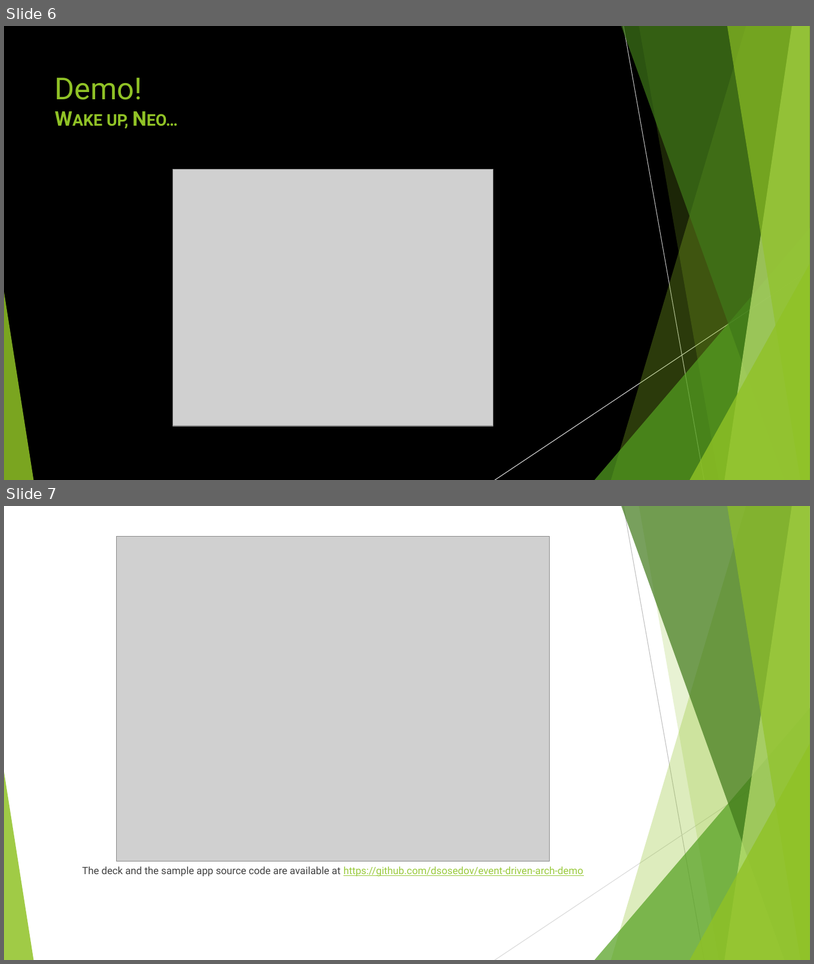
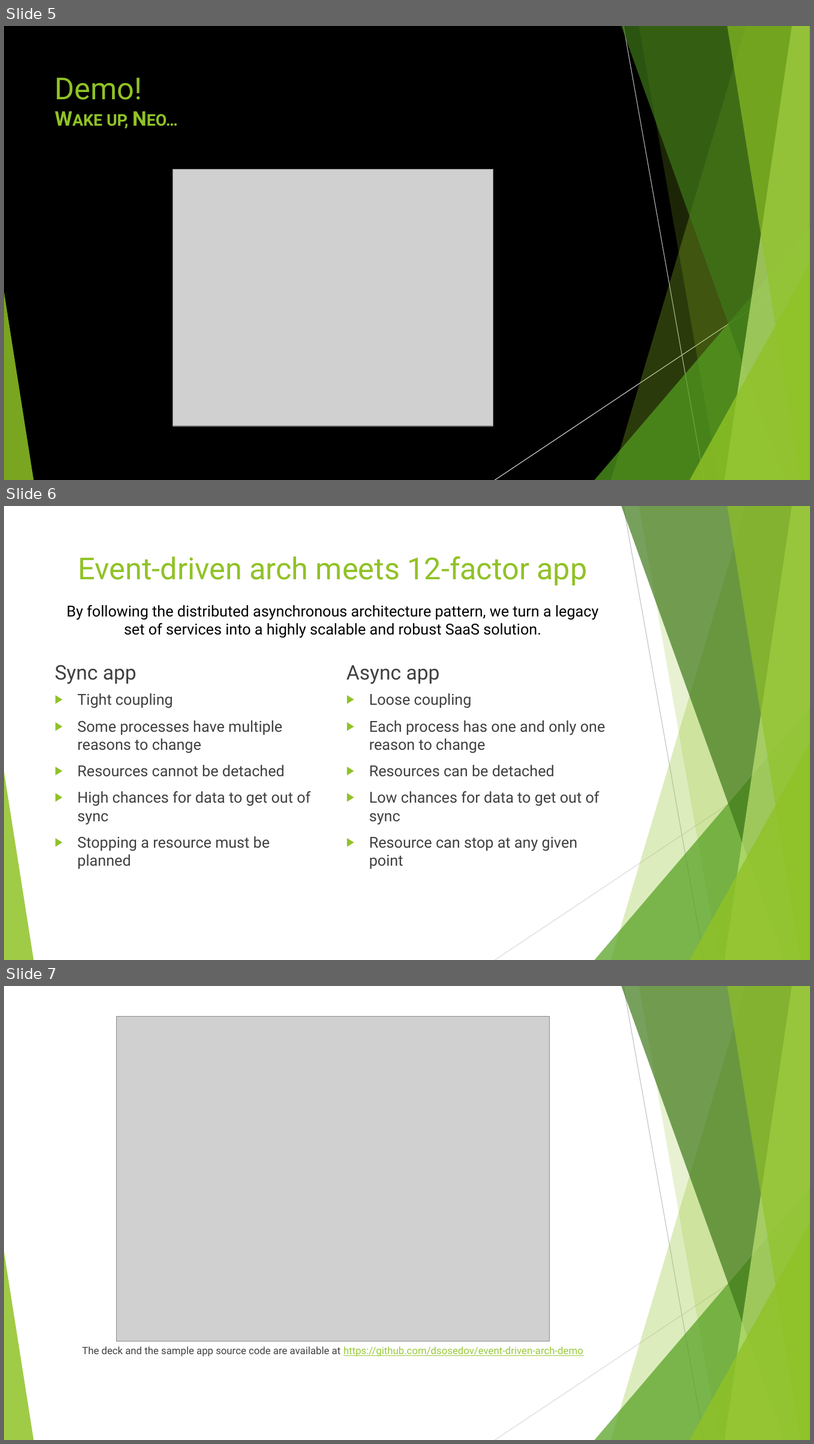
Before and after one commit to dsosedov/event-driven-arch-demo, a slide deck: doc/deck.pptx. Shown one above the other, each under a label of ours: slides 6 and 7 before the commit, slides 5, 6 and 7 after it. The pictures are 814x964 and 814x1444 pixels, drawn with LibreOffice and Linux fonts; fonts in the diff are those of the drawing; grey boxes stand for pictures. Boxes give left, top, right and bottom in pixels: in the first picture for what was removed or moved away, otherwise in the second. Text is boxed around its words. In the diff, an @@ line names an element or a change of style, - is before the commit and + after.

```diff
--- a/doc/deck.pptx
+++ b/doc/deck.pptx
@@ slide 6 added at box(4, 506, 810, 960), background #FFFFFF; not listed: 10 template elements that a slide beside it also shows @@
@@ title added at box(78, 556, 588, 586), 36 pt, text #90C226 @@
+Event-driven arch meets 12-factor app
@@ text added at box(66, 605, 599, 638), 18 pt, text #000000 @@
+By following the distributed asynchronous architecture pattern, we turn a legacy set of services into a highly scalable and robust SaaS solution.
@@ text added at box(55, 665, 137, 684), 24 pt, text #404040 @@
+Sync app
@@ text added at box(347, 665, 440, 684), 24 pt, text #404040 @@
+Async app
@@ text added at box(77, 693, 311, 868), 18 pt, text #404040 @@
+▶ Tight coupling
+▶ Some processes have multiple reasons to change
+▶ Resources cannot be detached
+▶ High chances for data to get out of sync
+▶ Stopping a resource must be planned
@@ text added at box(369, 693, 606, 868), 18 pt, text #404040 @@
+▶ Loose coupling
+▶ Each process has one and only one reason to change
+▶ Resources can be detached
+▶ Low chances for data to get out of sync
+▶ Resource can stop at any given point
@@ what was slide 6 is now slide 5 @@
```
Also in this commit, not shown: 1 slide changed, 1 slide removed, 1 other file.
